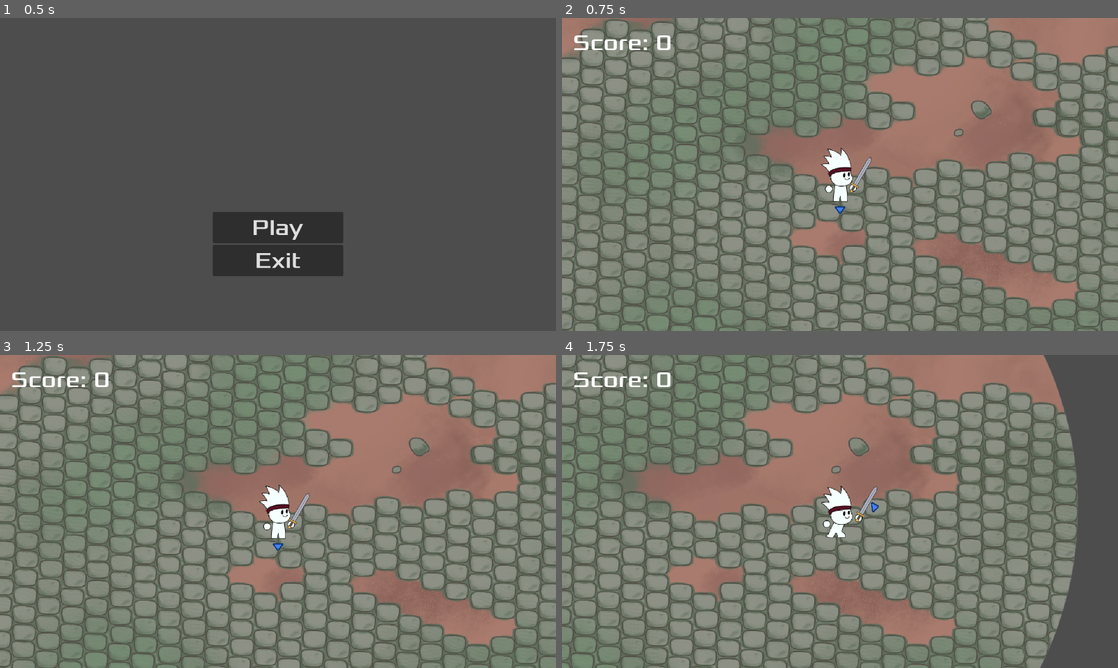
Above: before the commit, frames 1-4 (two rows, left to right).
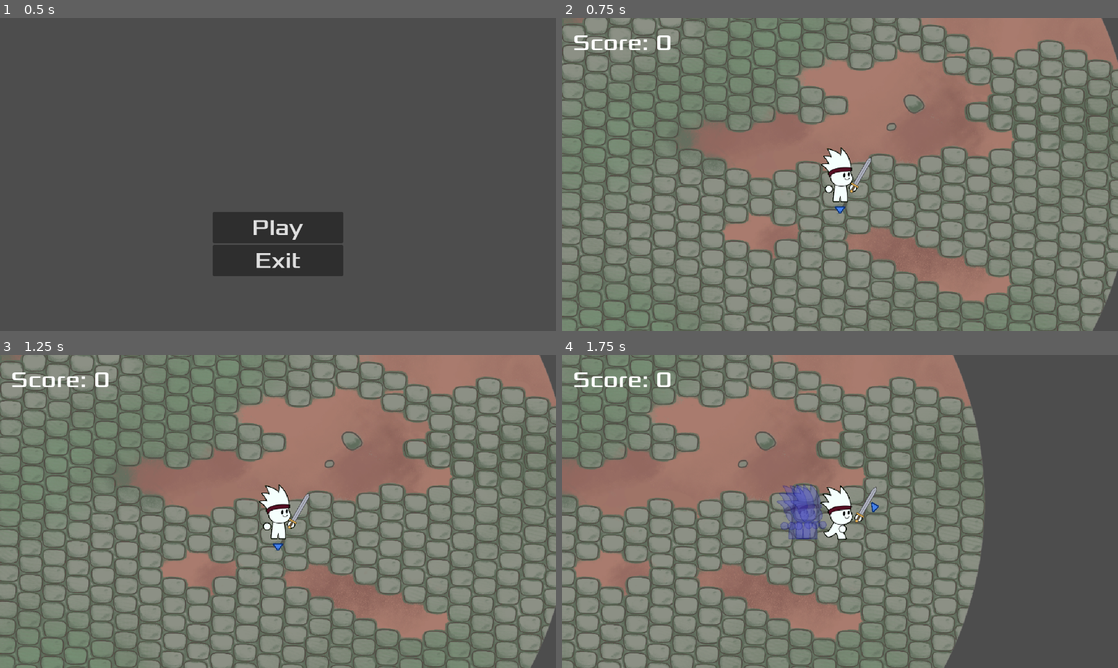
Above: after the commit, the same moments.

Repository: freddder/GMTK_Jam_2024
Game: Godot game, scene res://scenes/main_menu.tscn
Same seed, same stepped clock (60 frames per second), same inputs: the game is played once before the commit and once after it. The engine's default icon, where the game draws it, is replaced by a stand-in: a white triangle on a blue panel in a dark square.
Inputs (mouse positions are in pixels of both pictures, inside the frame that each line leads up to):
- Up to frame 1 (0.5 s): no input
- Up to frame 2 (0.75 s): click "Play" at 0.5 s
- Up to frame 3 (1.25 s): no input
- Up to frame 4 (1.75 s): move the mouse to (962, 495) at 1.27 s; hold D (move_right) from 1.28 s (still down); hold Shift (dash) from 1.28 s (still down)

Frame 1 is identical in both runs. In frame 2, 51% of the frame differs, in the area x 0-100%, y 0-100%; in frame 3, 51%; in frame 4, 52%, in the area x 0-93%, y 0-100%.

Commit message:
motion trail on dash

Diff:
--- /dev/null
+++ b/content/shaders/motion_trail.gdshader
@@ -0,0 +1,23 @@
+shader_type canvas_item;
+uniform float opacity = 1.0;
+uniform float r = 0.0;
+uniform float g = 0.0;
+uniform float b = 0.0;
+uniform float mix_color = 0.0;
+
+void vertex() {
+
+}
+
+void fragment() {
+	vec4 texture_color = texture(TEXTURE, UV);
+	if (texture_color.a != 0.0)
+	{
+		COLOR = vec4(mix(texture_color.rgb, vec3(r,g,b), mix_color), opacity);
+	}
+}
+
+void light() {
+	float cNdotL = max(1.0, dot(NORMAL, LIGHT_DIRECTION));
+	LIGHT = vec4(LIGHT_COLOR.rgb * COLOR.rgb * LIGHT_ENERGY * cNdotL, LIGHT_COLOR.a);
+}
--- a/scenes/player.tscn
+++ b/scenes/player.tscn
@@ -1,6 +1,7 @@
-[gd_scene load_steps=31 format=3 uid="uid://c7kaxi3ghjur4"]
+[gd_scene load_steps=33 format=3 uid="uid://c7kaxi3ghjur4"]
 
 [ext_resource type="Script" path="res://scripts/player.gd" id="1_r52mo"]
+[ext_resource type="Shader" path="res://content/shaders/motion_trail.gdshader" id="2_kw3n5"]
 [ext_resource type="Texture2D" uid="uid://ceq63nymo5fx7" path="res://content/sprites/player/idle_atlas.png" id="2_lk2fh"]
 [ext_resource type="Texture2D" uid="uid://dwya33uhynkjl" path="res://content/sprites/mouse_direction.png" id="3_ja3ln"]
 [ext_resource type="Texture2D" uid="uid://bw4pwo43qvpye" path="res://content/sprites/player/run_atlas.png" id="3_wdtuj"]
@@ -10,6 +11,14 @@
 [ext_resource type="Texture2D" uid="uid://8hn6efk4l8c8" path="res://content/sprites/sword/sword_blade_tip.png" id="5_gqm2j"]
 [ext_resource type="Texture2D" uid="uid://crrmp66skfilu" path="res://content/sprites/sword/sword_blade_core.png" id="6_m574l"]
 [ext_resource type="Texture2D" uid="uid://dq3c7aq5nul7q" path="res://content/sprites/sword/sword_hilt.png" id="7_37721"]
+
+[sub_resource type="ShaderMaterial" id="ShaderMaterial_asjqi"]
+shader = ExtResource("2_kw3n5")
+shader_parameter/opacity = 1.0
+shader_parameter/r = 1.0
+shader_parameter/g = 1.0
+shader_parameter/b = 1.0
+shader_parameter/mix_color = 0.0
 
 [sub_resource type="AtlasTexture" id="AtlasTexture_groqf"]
 atlas = ExtResource("2_lk2fh")
@@ -170,15 +179,17 @@
 }
 
 [node name="Player" type="Area2D" groups=["player"]]
+z_index = 10
+position = Vector2(129, 11)
 collision_layer = 2
 collision_mask = 7
 script = ExtResource("1_r52mo")
 metadata/_edit_group_ = true
 
 [node name="AnimatedSprite2D" type="AnimatedSprite2D" parent="."]
+material = SubResource("ShaderMaterial_asjqi")
 sprite_frames = SubResource("SpriteFrames_l4jrd")
-animation = &"run"
-frame_progress = 0.720797
+animation = &"idle"
 metadata/_edit_group_ = true
 
 [node name="SwordSocket" type="Node2D" parent="."]
@@ -218,3 +229,7 @@
 libraries = {
 "": SubResource("AnimationLibrary_lf8bu")
 }
+
+[node name="DashMotionTrailTimer" type="Timer" parent="."]
+
+[connection signal="timeout" from="DashMotionTrailTimer" to="." method="_on_dash_motion_trail_timer_timeout"]
--- a/scripts/player.gd
+++ b/scripts/player.gd
@@ -48,8 +48,11 @@
 @export var charge_delay: float = 0.5
 
 @export_category("Dash")
-@export var default_dash_distance : float = 100.0
-@export var default_dash_cooldown: float = 0.9
+@export var default_dash_duration: float = 0.3
+@export var default_dash_speed: float = 800.0
+@export var default_dash_cooldown: float = 0.4
+@export var dash_motion_trail_copy_lifespan: float = 0.2
+@export var dash_motion_trail_creation_cooldown: float = 0.02
 
 var mouse_direction_angle_rad: float = 0.0
 var attack_charge_start_time: float = 0.0
@@ -70,6 +73,9 @@
 }
 
 var last_dash_start_time: float = -2.0
+var last_dash_end_time: float = -2.0
+var is_dashing := false
+var dash_direction := Vector2.ZERO
 
 
 func _ready() -> void:
@@ -80,7 +86,7 @@
 	clear_attack_data()
 
 
-func handle_movement(delta: float) -> void:
+func handle_regular_movement(delta: float) -> void:
 	var move_direction := Input.get_vector("move_left", "move_right", "move_up", "move_down")
 	var walk_speed := default_walk_speed
 	var velocity := move_direction * walk_speed * delta
@@ -91,6 +97,25 @@
 		$AnimatedSprite2D.play("run")
 	else:
 		$AnimatedSprite2D.play("idle")
+
+
+func handle_dash_movement(delta: float) -> bool:
+	var dashing_time := (Time.get_ticks_msec() - last_dash_start_time) / 1000.0
+	var dashing_remaining_time := default_dash_duration - dashing_time
+	is_dashing = dashing_remaining_time > 0.0
+	if !is_dashing:
+		on_dash_finished()
+		return false
+
+	position += dash_direction * default_dash_speed * delta
+	return true
+
+
+func handle_movement(delta: float) -> void:
+	if is_dashing and handle_dash_movement(delta):
+		pass
+	else:
+		handle_regular_movement(delta)
 
 
 func check_arena_bounds() -> void:
@@ -152,8 +177,6 @@
 
 
 func draw_attack_zone_thrust_implementation() -> void:
-	var origin := Vector2.ZERO
-
 	var half_thickness := active_attack_zone_data.thickness / 2.0
 	var radius := active_attack_zone_data.radius
 	var local_coords_rect: Array = [
@@ -430,15 +453,29 @@
 	if !should_move():
 		return
 
-	var elapsed_time := (Time.get_ticks_msec() - last_dash_start_time) / 1000.0
+	var elapsed_time := (Time.get_ticks_msec() - last_dash_end_time) / 1000.0
 	var is_on_cooldown := default_dash_cooldown > elapsed_time
 	if is_on_cooldown:
 		return
 
-#	var dash_direction := Vector2(cos(mouse_direction_angle_rad), sin(mouse_direction_angle_rad))
-	var dash_direction := Input.get_vector("move_left", "move_right", "move_up", "move_down")
-	var dash_strength := default_dash_distance
-	pending_knockback_forces.push_back(dash_direction * dash_strength)
+	dash_direction = Input.get_vector("move_left", "move_right", "move_up", "move_down")
+	if !dash_direction.is_zero_approx():
+		on_dash_started()
+
+
+func on_dash_started() -> void:
+	last_dash_start_time = Time.get_ticks_msec()
+	is_dashing = true
+
+	$DashMotionTrailTimer.one_shot = false
+	$DashMotionTrailTimer.start(dash_motion_trail_creation_cooldown)
+
+
+func on_dash_finished() -> void:
+	last_dash_end_time = Time.get_ticks_msec()
+	is_dashing = false
+
+	$DashMotionTrailTimer.stop()
 
 
 func _input(event: InputEvent) -> void:
@@ -505,7 +542,7 @@
 
 
 func take_hit(damage: float, knockback_force: Vector2) -> void:
-	if !is_alive():
+	if is_invincible():
 		return
 
 	health -= damage
@@ -538,3 +575,32 @@
 
 func get_charging_attack_radius() -> float:
 	return active_attack_zone_data.radius if active_attack_zone_data else 0.0
+
+
+func is_invincible() -> bool:
+	return is_alive() and is_dashing
+
+
+func create_motion_trail_copy() -> void:
+	var sprite: Sprite2D = Sprite2D.new()
+	sprite.texture = $AnimatedSprite2D.sprite_frames.get_frame_texture(
+		$AnimatedSprite2D.animation, $AnimatedSprite2D.frame)
+
+	var shader: ShaderMaterial = $AnimatedSprite2D.material.duplicate()
+	shader.set_shader_parameter("opacity", 0.3)
+	shader.set_shader_parameter("r", 0.0)
+	shader.set_shader_parameter("g", 0.0)
+	shader.set_shader_parameter("b", 0.8)
+	shader.set_shader_parameter("mix_color", 0.7)
+	sprite.material = shader
+
+	sprite.global_position = global_position
+	sprite.z_index = z_index - 1
+
+	get_parent().add_child(sprite)
+	await get_tree().create_timer(dash_motion_trail_copy_lifespan).timeout
+	sprite.queue_free()
+
+
+func _on_dash_motion_trail_timer_timeout() -> void:
+	create_motion_trail_copy()
